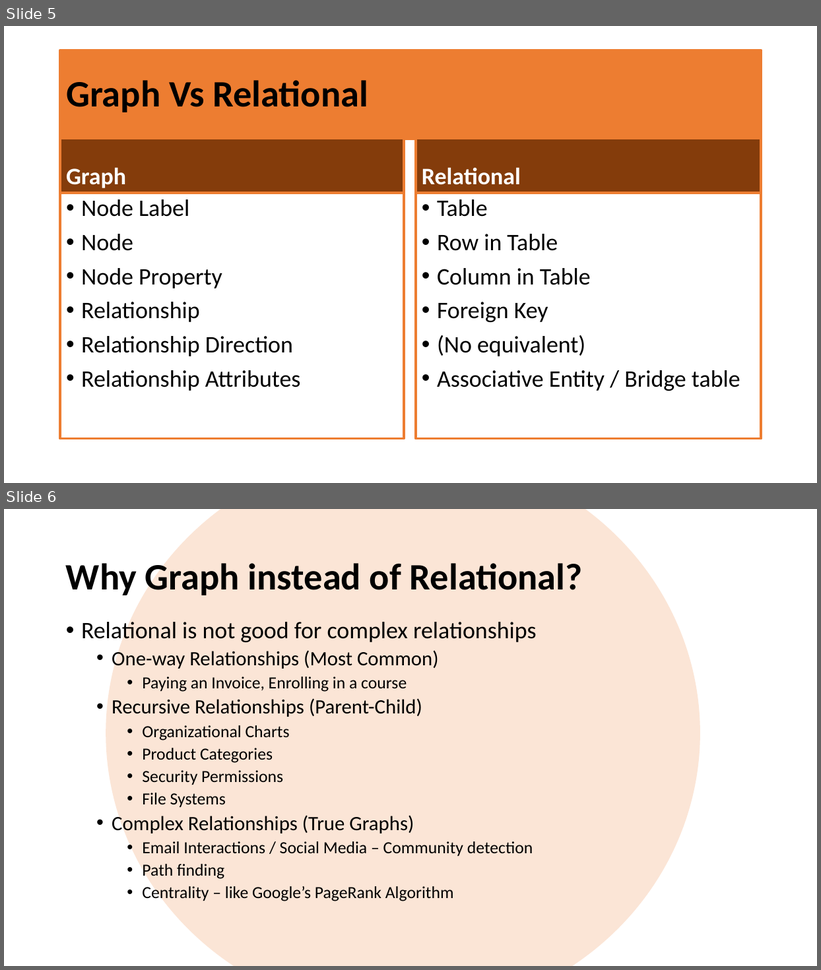
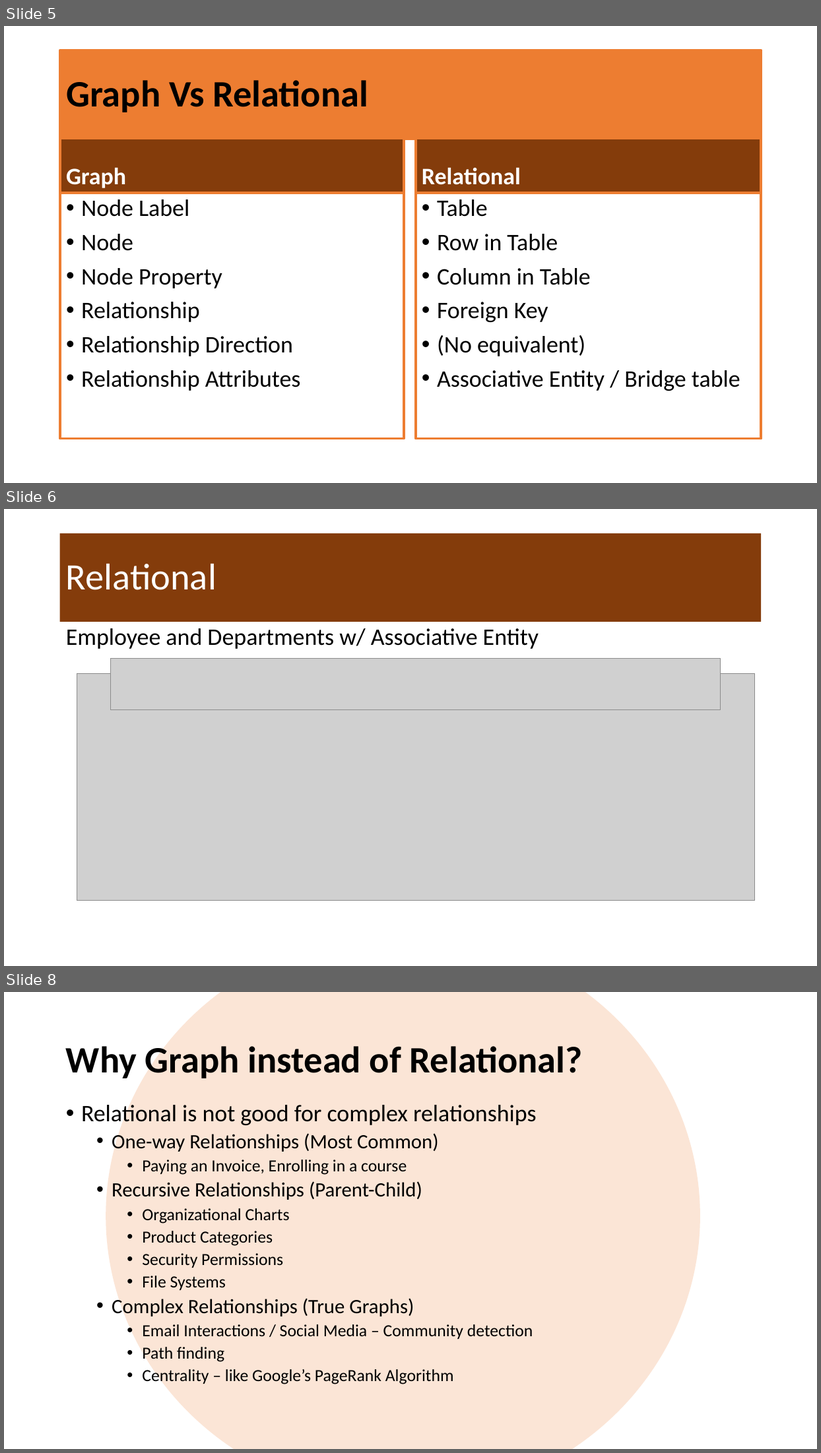
Before and after one commit to mafudge/ist769-old, a slide deck: content/I-Graph/I-Graph.pptx. Shown one above the other, each under a label of ours: slides 5 and 6 before the commit, slides 5, 6 and 8 after it; the slides between them are not shown. The pictures are 821x970 and 821x1453 pixels, drawn with LibreOffice and Linux fonts; fonts in the diff are those of the drawing; grey boxes stand for pictures. Boxes give left, top, right and bottom in pixels: in the first picture for what was removed or moved away, otherwise in the second. Text is boxed around its words. In the diff, an @@ line names an element or a change of style, - is before the commit and + after.

```diff
--- a/content/I-Graph/I-Graph.pptx
+++ b/content/I-Graph/I-Graph.pptx
@@ slide 6 added at [4, 509, 817, 966], background #FFFFFF @@
@@ title added at [60, 533, 762, 622], fill #843C0B, outline #ED7D31 3 pt, 44 pt, text #FFFFFF @@
+Relational
@@ text added at [60, 622, 762, 921], fill #FFFFFF, outline #ED7D31 3 pt, 28 pt, text #000000 @@
+Employee and Departments w/ Associative Entity
@@ picture added at [110, 659, 720, 710] @@
@@ picture added at [77, 674, 755, 901] @@
@@ what was slide 6 is now slide 8 @@
```
Also in this commit, not shown: 8 slides changed, 18 other slides added, 9 slides removed, 4 other files.
